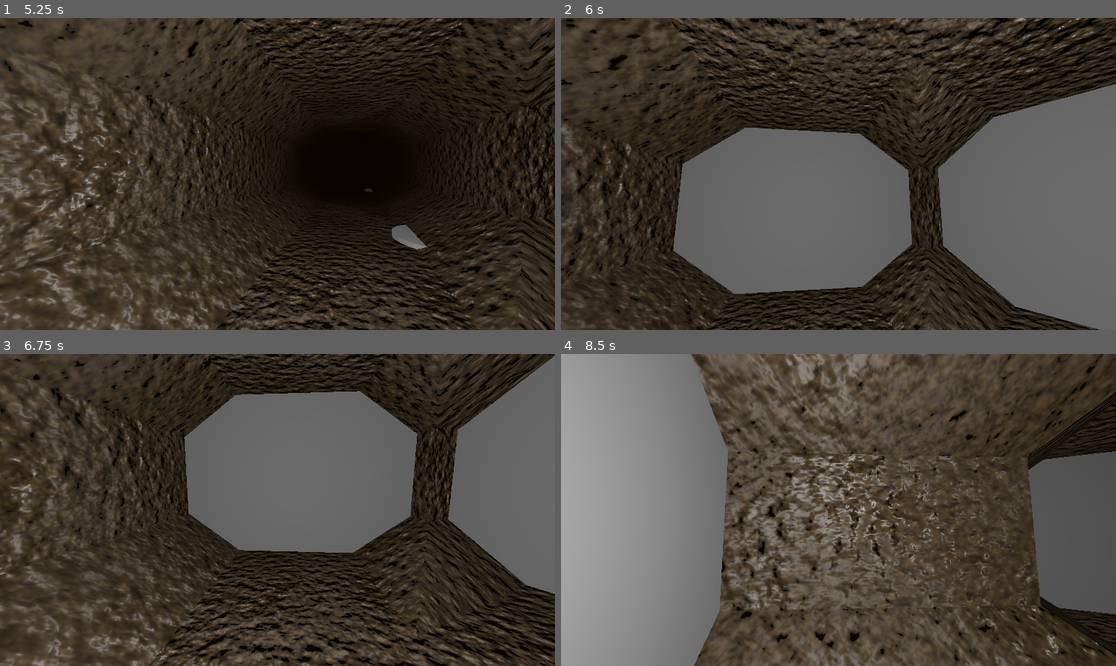
Above: before the commit, frames 1-4 (two rows, left to right).
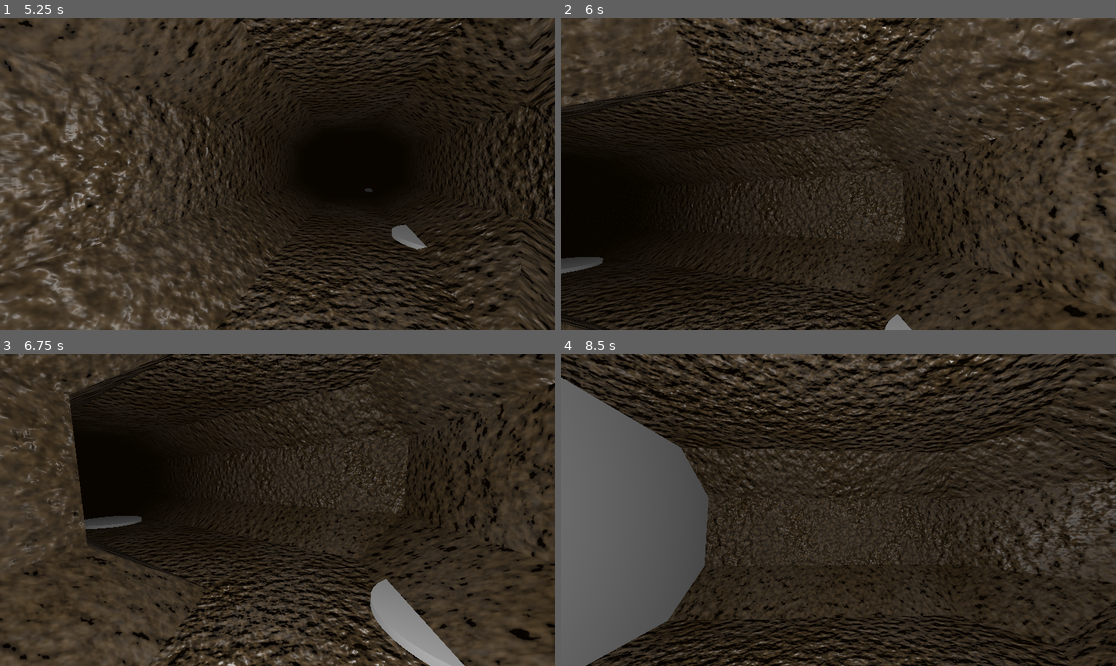
Above: after the commit, the same moments.

Repository: SamppuS/Rabbits_Requiem
Game: Godot game, scene res://tunnels.tscn
Same seed, same stepped clock (60 frames per second), same inputs: the game is played once before the commit and once after it.
Inputs (mouse positions are in pixels of both pictures, inside the frame that each line leads up to):
- Up to frame 1 (5.25 s): tap Enter at 0.5, 2, 3.5 s; move the mouse to (249, 236) at 0.52 s; tap E (e) at 0.6, 1.55, 3.05, 3.6, 4.55 s; click (249, 236) at 0.67 s; tap Z (z) at 0.8, 1.35, 2.3, 3.8 s; tap Space at 1.25, 2.75, 4.25 s; move the mouse to (444, 220) at 1.27 s; click (444, 220) at 1.42 s; move the mouse to (111, 127) at 2.02 s; tap A (a) at 2.1 s; click (111, 127) at 2.17 s; move the mouse to (305, 174) at 2.77 s; tap D (d) at 2.85 s; click (305, 174) at 2.92 s; move the mouse to (194, 96) at 3.52 s; click (194, 96) at 3.67 s; move the mouse to (399, 158) at 4.27 s; tap W (w) at 4.35 s; click (399, 158) at 4.42 s; move the mouse to (166, 189) at 5.02 s; tap X (x) at 5.1 s; click (166, 189) at 5.17 s
- Up to frame 2 (6 s): tap Z (z) at 5.3, 5.85 s; move the mouse to (894, 105) at 5.77 s; click (894, 105) at 5.92 s
- Up to frame 3 (6.75 s): tap E (e) at 6.05, 6.6 s; move the mouse to (249, 572) at 6.52 s; click (249, 572) at 6.67 s
- Up to frame 4 (8.5 s): tap Z (z) at 6.8, 7.35, 8.3 s; move the mouse to (1005, 556) at 7.27 s; click (1005, 556) at 7.42 s; tap E (e) at 7.55 s; move the mouse to (672, 463) at 8.02 s; tap A (a) at 8.1 s; click (672, 463) at 8.17 s

Frame 1 is identical in both runs. In frame 2, 65% of the frame differs, in the area x 0-100%, y 0-100%; in frame 3, 56%; in frame 4, 76%.

Commit message:
Improved mouse-over hitbox

Diff:
--- a/rabbits_requiem/assets/selectable_dir/selectable_dir.tscn
+++ b/rabbits_requiem/assets/selectable_dir/selectable_dir.tscn
@@ -3,10 +3,10 @@
 [ext_resource type="Script" path="res://assets/selectable_dir/selectable_dir.gd" id="1_g7y36"]
 
 [sub_resource type="BoxShape3D" id="BoxShape3D_xt6el"]
-size = Vector3(1, 0.7, 0.09)
+size = Vector3(1, 1, 0.09)
 
 [sub_resource type="BoxMesh" id="BoxMesh_aeld5"]
-size = Vector3(1, 0.7, 0.09)
+size = Vector3(1, 1, 0.09)
 
 [node name="SelectableDir" type="Node3D"]
 script = ExtResource("1_g7y36")
